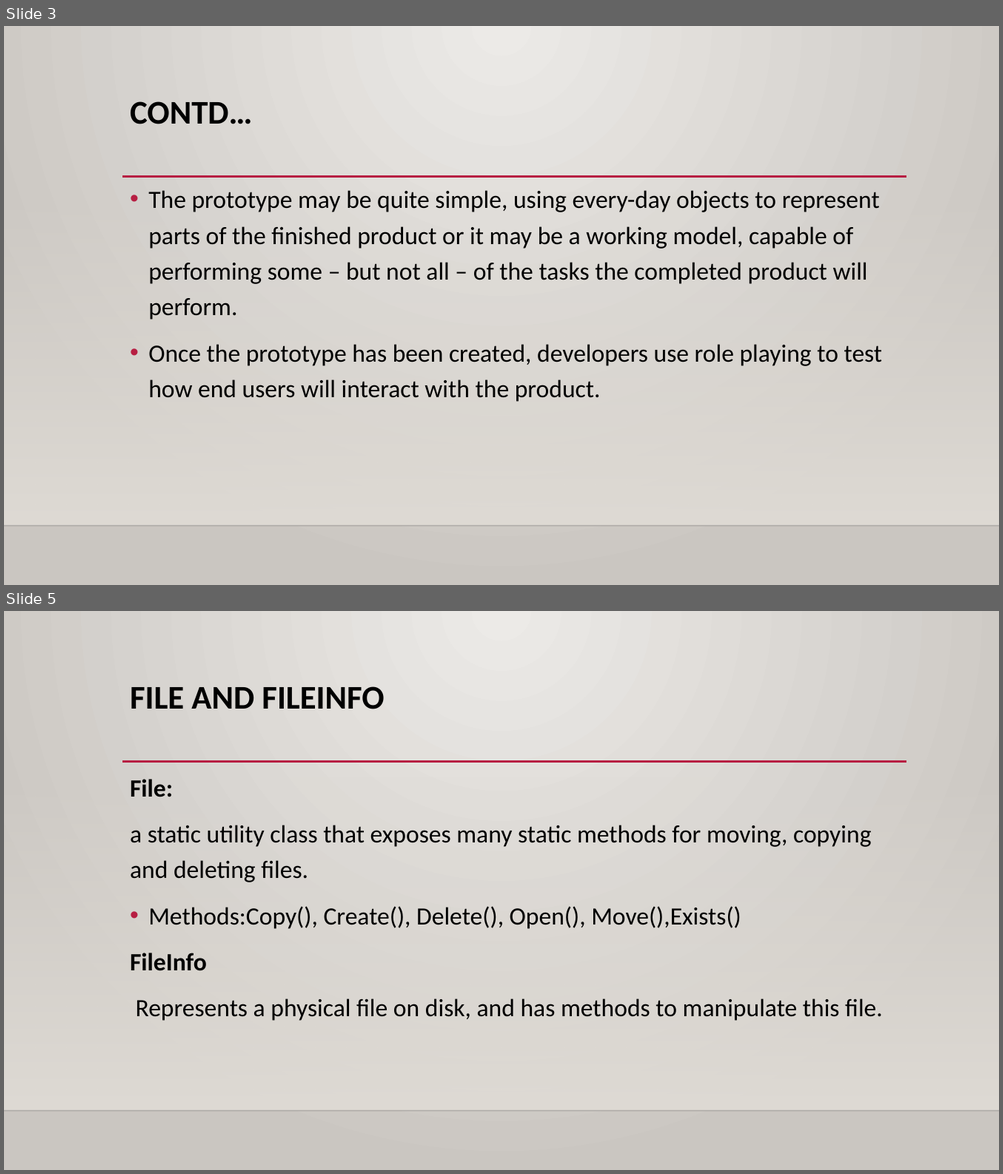
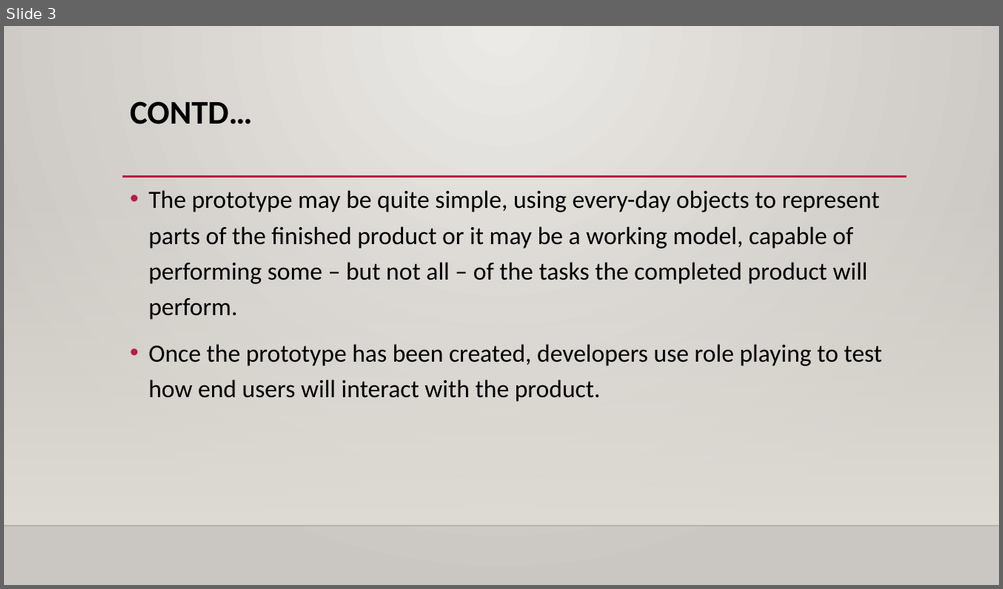
Before and after one commit to binamrathapa/DDOOCP_25A, a slide deck: Note/Prototype.pptx. Shown one above the other, each under a label of ours: slides 3 and 5 before the commit, slide 3 after it; the slides between them are not shown. The pictures are 1003x1174 and 1003x589 pixels, drawn with LibreOffice and Linux fonts; fonts in the diff are those of the drawing; background and template pictures are left out. Boxes give left, top, right and bottom in pixels: in the first picture for what was removed or moved away, otherwise in the second. Text is boxed around its words. In the diff, an @@ line names an element or a change of style, - is before the commit and + after.

```diff
--- a/Note/Prototype.pptx
+++ b/Note/Prototype.pptx
@@ slide 5 removed at [4,611,999,1170], background gradient #ECEAE7 to #CAC7C1; not listed: 3 template elements that a slide beside it also shows @@
@@ title removed at [130,686,384,709] @@
-FILE AND FILEINFO
@@ text removed at [130,779,882,1021] @@
-File:
-a static utility class that exposes many static methods for moving, copying and deleting files.
-• Methods:Copy(), Create(), Delete(), Open(), Move(),Exists()
-FileInfo
-Represents a physical file on disk, and has methods to manipulate this file.
```
Also in this commit, not shown: 2 slides changed, 7 slides added, 7 other slides removed.
